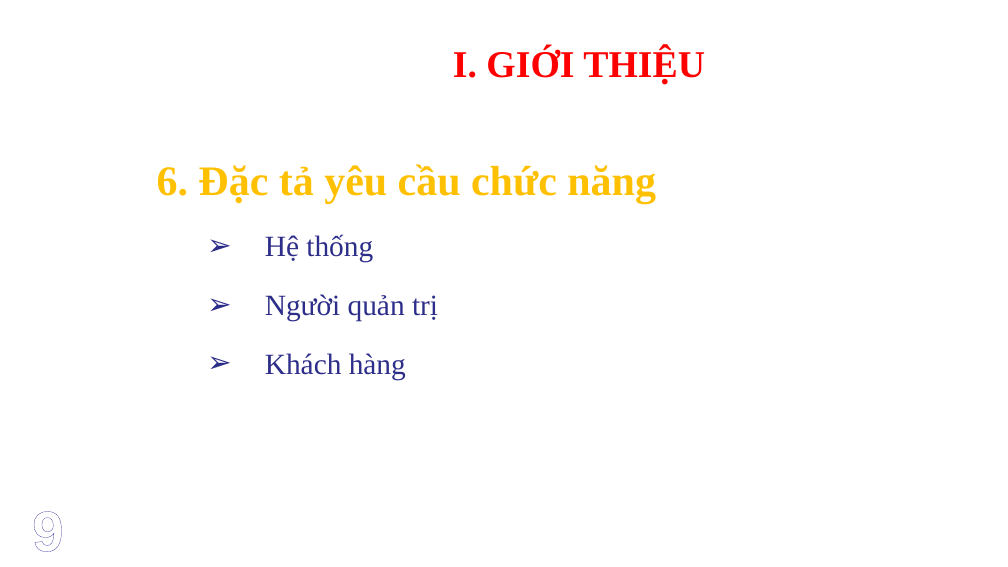
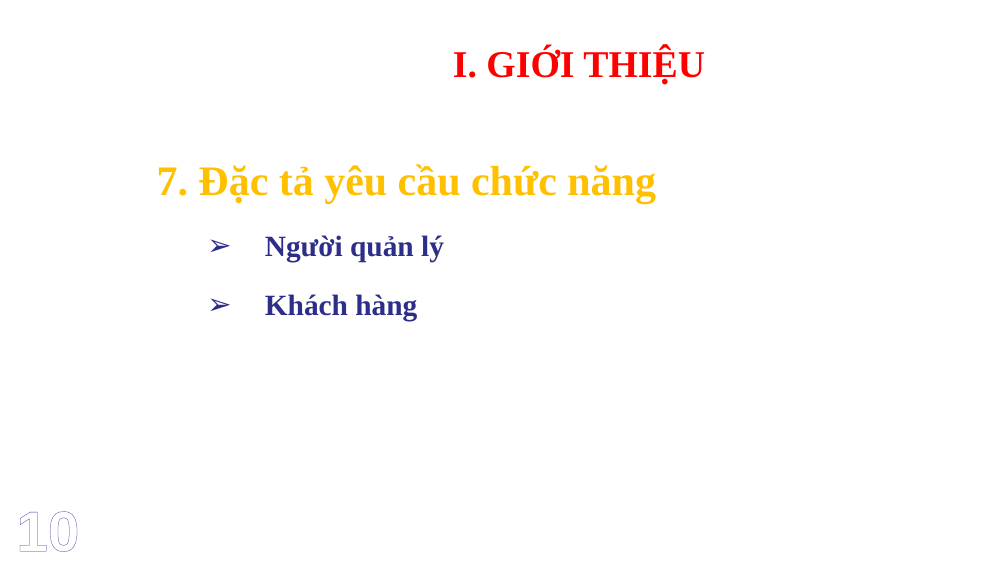
Before and after one commit to cuongtq185/LuanVanTotNghiep, a slide deck: slide 11 of Trần Quốc Cường - slide báo cáo luận văn.pptx (slide 10 before the commit). Drawn at 1008x567 pixels with LibreOffice and Linux fonts; fonts in the diff are those of the drawing; background and template pictures are left out. Boxes give left, top, right and bottom in pixels: in the first picture for what was removed or moved away, otherwise in the second. Text is boxed around its words. In the diff, an @@ line names an element or a change of style, - is before the commit and + after.

```diff
--- a/Trần Quốc Cường - slide báo cáo luận văn.pptx
+++ b/Trần Quốc Cường - slide báo cáo luận văn.pptx
@@ text at bbox=[157, 164, 656, 263]: text changed @@
-6. Đặc tả yêu cầu chức năng
-➢ Hệ thống
-➢ Người quản trị
+7. Đặc tả yêu cầu chức năng
+➢ Người quản lý
@@ text at bbox=[265, 294, 417, 322]: bold on in "Khách hàng" @@
@@ text at bbox=[16, 511, 79, 552]: text changed @@
-9
+10
```
Also in this commit, not shown: 26 other slides changed, 6 slides added, 2 slides removed, 3 other files.
